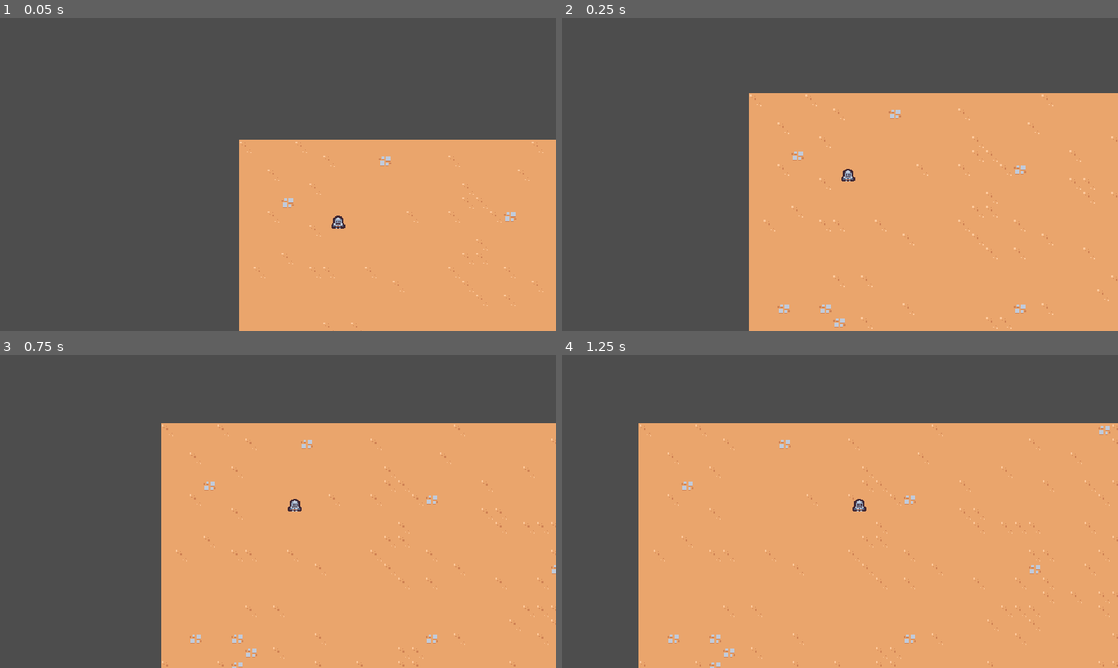
Above: before the commit, frames 1-4 (two rows, left to right).
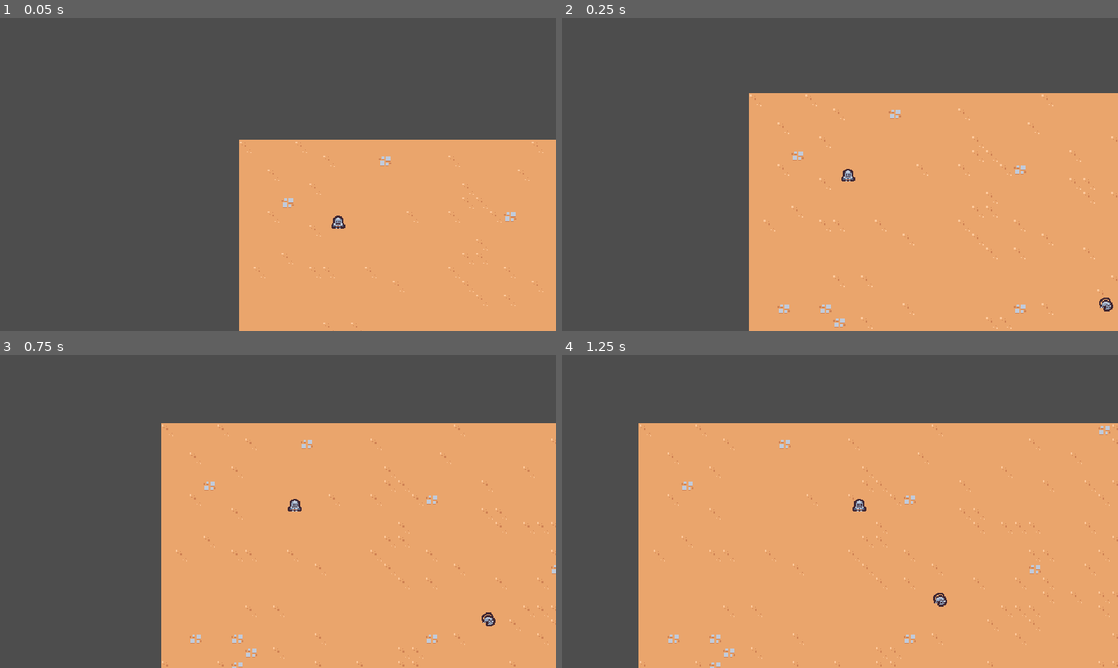
Above: after the commit, the same moments.

Repository: tylerfedoris/vampire-survivors-clone
Game: Godot game, scene res://scenes/main/main.tscn
Two runs of this game, one before a commit and one after it. Both use one fixed random seed, a clock stepped at 60 frames per second and the inputs below.
Inputs:
- Up to frame 1 (0.05 s): no input
- Up to frame 2 (0.25 s): no input
- Up to frame 3 (0.75 s): hold D (move_right) from 0.53 s (still down)
- Up to frame 4 (1.25 s): keep holding D (move_right)

Frame 1 is identical in both runs. In frame 2, less than 0.1% of the frame differs, in the area x 96-100%, y 89-94%; in frame 3, less than 0.1%; in frame 4, less than 0.1%.

Commit message:
Creating a Rat Enemy
- Create new BasicEnemy scene with sprite and script
- Implement basic "follow player" behavior

Diff:
--- /dev/null
+++ b/scenes/basic_enemy/basic_enemy.gd
@@ -0,0 +1,21 @@
+extends CharacterBody2D
+
+const MAX_SPEED = 75
+
+# Called when the node enters the scene tree for the first time.
+func _ready():
+	pass # Replace with function body.
+
+
+# Called every frame. 'delta' is the elapsed time since the previous frame.
+func _process(delta):
+	var direction = get_direction_to_player()
+	velocity = direction * MAX_SPEED
+	move_and_slide()
+
+
+func get_direction_to_player():
+	var player_node = get_tree().get_first_node_in_group("player") as Node2D
+	if player_node != null:
+		return (player_node.global_position - global_position).normalized()
+	return Vector2.ZERO
--- /dev/null
+++ b/scenes/basic_enemy/basic_enemy.tscn
@@ -0,0 +1,19 @@
+[gd_scene load_steps=4 format=3 uid="uid://bea44v1i4gud5"]
+
+[ext_resource type="Script" path="res://scenes/basic_enemy/basic_enemy.gd" id="1_uq2ja"]
+[ext_resource type="Texture2D" uid="uid://jvhy30i5imc7" path="res://scenes/basic_enemy/basic_enemy.png" id="2_38ox7"]
+
+[sub_resource type="CircleShape2D" id="CircleShape2D_wt57m"]
+radius = 5.0
+
+[node name="BasicEnemy" type="CharacterBody2D"]
+collision_layer = 0
+script = ExtResource("1_uq2ja")
+
+[node name="Sprite2D" type="Sprite2D" parent="."]
+texture = ExtResource("2_38ox7")
+offset = Vector2(0, -4)
+
+[node name="CollisionShape2D" type="CollisionShape2D" parent="."]
+position = Vector2(0, -5)
+shape = SubResource("CircleShape2D_wt57m")
--- a/scenes/main/main.tscn
+++ b/scenes/main/main.tscn
@@ -1,8 +1,9 @@
-[gd_scene load_steps=4 format=3 uid="uid://bub6hatv5f8g4"]
+[gd_scene load_steps=5 format=3 uid="uid://bub6hatv5f8g4"]
 
 [ext_resource type="TileSet" uid="uid://t31k0jarbkit" path="res://resources/tileset.tres" id="1_hc6ep"]
 [ext_resource type="PackedScene" uid="uid://tqypcrkagjts" path="res://scenes/player/player.tscn" id="1_l3l6o"]
 [ext_resource type="PackedScene" uid="uid://4yj5id45gtxm" path="res://scenes/game_camera/game_camera.tscn" id="3_3ecch"]
+[ext_resource type="PackedScene" uid="uid://bea44v1i4gud5" path="res://scenes/basic_enemy/basic_enemy.tscn" id="4_qv5me"]
 
 [node name="Main" type="Node"]
 
@@ -15,3 +16,6 @@
 
 [node name="Player" parent="." instance=ExtResource("1_l3l6o")]
 position = Vector2(114, 102)
+
+[node name="BasicEnemy" parent="." instance=ExtResource("4_qv5me")]
+position = Vector2(427, 255)
--- a/scenes/player/player.tscn
+++ b/scenes/player/player.tscn
@@ -7,6 +7,7 @@
 radius = 5.0
 
 [node name="Player" type="CharacterBody2D" groups=["player"]]
+collision_layer = 0
 script = ExtResource("1_sn7s0")
 
 [node name="Sprite2D" type="Sprite2D" parent="."]
Binary file added: scenes/basic_enemy/basic_enemy.png
Not shown, added: scenes/basic_enemy/basic_enemy.png.import
